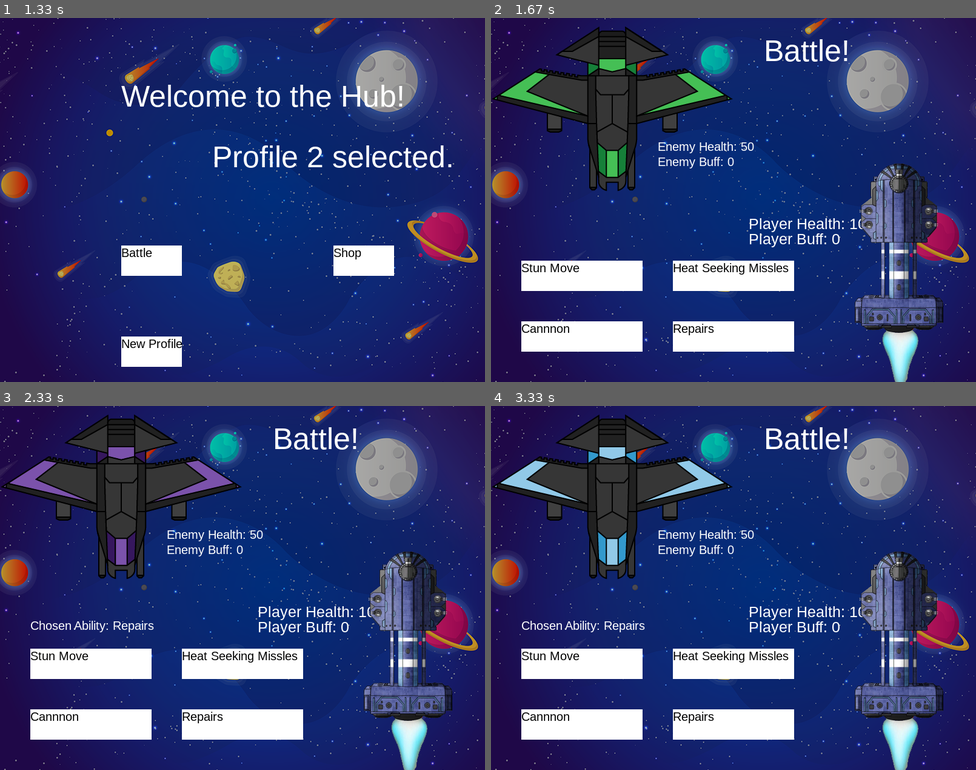
Above: before the commit, frames 1-4 (two rows, left to right).
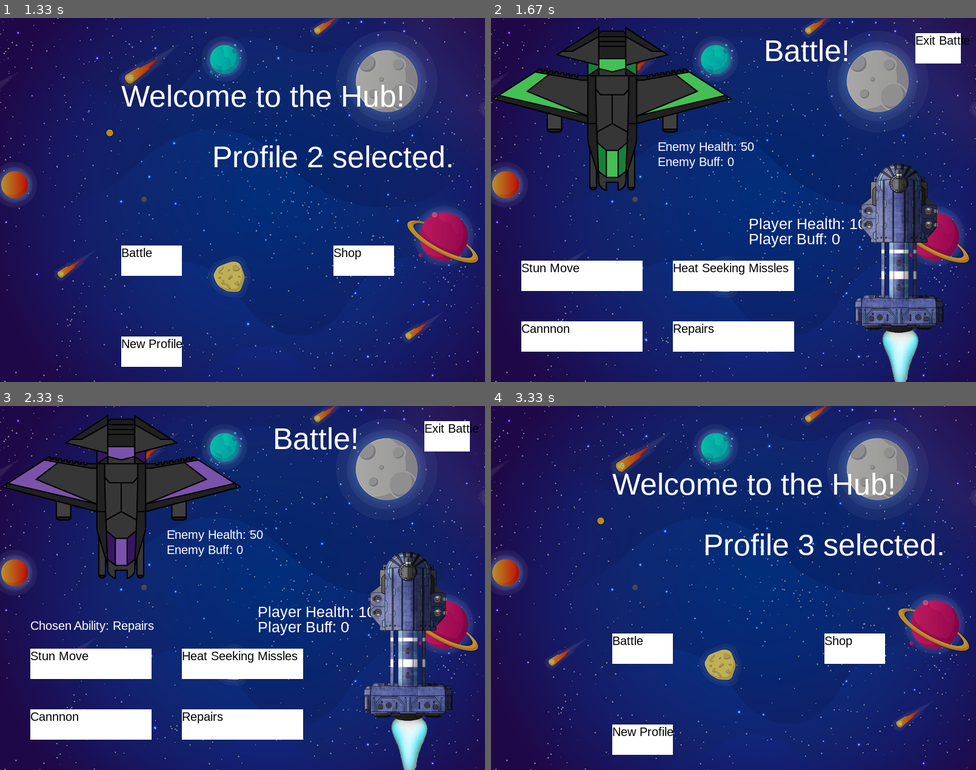
Above: after the commit, the same moments.

Repository: yazdinip/iSpaceship
Game: pygame game, started from src/main.py
Same seed, same stepped clock (60 frames per second), same inputs: the game is played once before the commit and once after it.
Inputs (mouse positions are in pixels of both pictures, inside the frame that each line leads up to):
- Up to frame 1 (1.33 s): click (223, 214) at 0.38 s; click "New Profile" at 0.72 s; click "Profile 2" at 1.05 s
- Up to frame 2 (1.67 s): click "Battle" at 1.38 s
- Up to frame 3 (2.33 s): click "Cannnon" at 1.72 s; click "Repairs" at 2.05 s
- Up to frame 4 (3.33 s): click (937, 435) at 2.38 s, where only the run after the commit has a clickable "Exit Battle"; click (641, 740) at 2.88 s, where only the run after the commit has a clickable "New Profile"; click (733, 693) at 3.22 s, where only the run after the commit has a clickable "Profile 3"

Frame 1 is identical in both runs. In frame 2, 0.8% of the frame differs, in the area x 87-99%, y 4-13%; in frame 3, 0.8%; in frame 4, 28%, in the area x 0-94%, y 2-100%.

Commit message:
added back button

Diff:
--- a/src/battleScreen.py
+++ b/src/battleScreen.py
@@ -27,6 +27,7 @@
         self.ability2 = Button(self.playerSpaceship.getAbility(1).getAbilityName(), 300, 500, 200, 50)
         self.ability3 = Button(self.playerSpaceship.getAbility(2).getAbilityName(), 50, 400, 200, 50)
         self.ability4 = Button(self.playerSpaceship.getAbility(3).getAbilityName(), 300, 400, 200, 50)
+        self.exitButton = Button("Exit Battle", 700, 25, 75, 50)
         self.abilityString = ""
         self.drawComponents()
 
@@ -58,6 +59,7 @@
         self.components.append(self.ability2)
         self.components.append(self.ability3)
         self.components.append(self.ability4)
+        self.components.append(self.exitButton)
 
         self.drawPlayer(600,240)
         self.drawEnemy(-50,-100)
@@ -143,6 +145,9 @@
             self.abilityString = "Chosen Ability: " + self.playerSpaceship.getAbility(3).getAbilityName()
             self.drawComponents()
 
+        if self.exitButton.isBeingClicked(ui) == True:
+            ui = UI.HUB
+
         return ui
 
     def updateProfile(self, profile):
